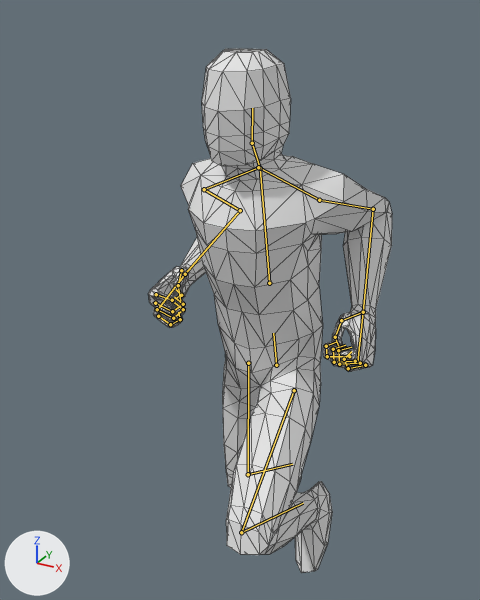
One commit to the glTF model assets/glb/humanoid/Humanoid.glb: the scene before it, then after it.
Both versions are drawn from a 50 mm camera at (0.724, -1.514, 1.787) aimed at (-0.131, 0.041, 1.009). The lights are fixed; the arrows at lower left show +X, +Y and +Z. The first picture is the older version. Both versions are drawn at frame 19 of the action 'Run'; the numbers are the values there. The bones that change, and the others that lie on the model, are drawn over the model as lines. Mesh edges are drawn as thin lines.

The first picture shows 'Mang'.
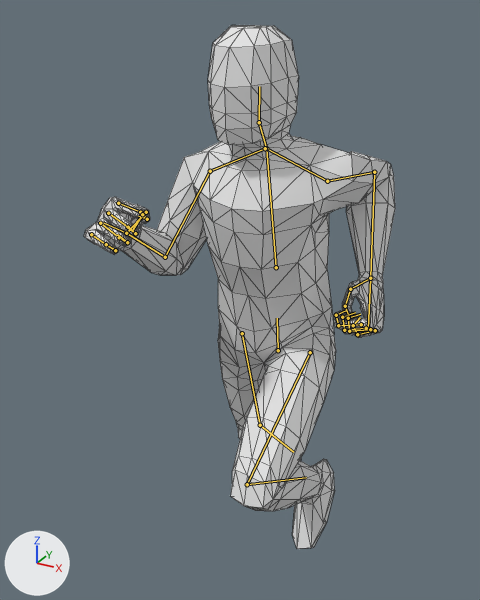
The change in detail:
Bone 'Body' (bone_body) moves from (-0.003, -0.066, -0.001) to (-0.001, -0.018, -0.002).
Bone 'Body' (bone_body) turns from (10, 0, 1) to (10, 0, -2) degrees about its own x, y and z.
Bone 'Thorax' (bone_thorax) turns from (2, -1, -1) to (2, -1, 2) degrees about its own x, y and z.
Bone 'UpperArm.L' (bone_upperarm_l) turns from (-58, 7, -69) to (-69, 4, -70) degrees about its own x, y and z.
Bone 'Forearm.L' (bone_forearm_l) turns from (107, 0, 0) to (112, 0, 0) degrees about its own x, y and z.
Bone 'UpperArm.R' (bone_upperarm_r) turns from (-53, 6, 72) to (10, 13, 57) degrees about its own x, y and z.
Bone 'Forearm.R' (bone_forearm_r) turns from (127, 0, 0) to (119, 0, 0) degrees about its own x, y and z.
Bone 'UpperLeg.L' (bone_upperleg_l) moves from (0.051, 0.057, -0.022) to (0.0, 0.0, 0.0).
Bone 'UpperLeg.L' (bone_upperleg_l) turns from (4, 3, -70) to (1, 4, -73) degrees about its own x, y and z.
Bone 'LowerLeg.L' (bone_lowerleg_l) turns from (0, 0, 120) to (0, 0, 117) degrees about its own x, y and z.
Bone 'UpperLeg.R' (bone_upperleg_r) moves from (0.04, 0.075, 0.001) to (0.0, 0.0, 0.0).
Bone 'UpperLeg.R' (bone_upperleg_r) turns from (1, 0, 7) to (-1, 0, -11) degrees about its own x, y and z.
Bone 'LowerLeg.R' (bone_lowerleg_r) turns from (0, 0, -54) to (0, 0, -21) degrees about its own x, y and z.

Changed parts and their boxes [x1, y1, x2, y2] in the pictures (480 x 600 px):
'Mang', posed (27% wider): before [148, 49, 392, 573]; after [84, 25, 395, 549]
bone 'Body', root to tip: before (276, 365) to (273, 333); after (278, 350) to (277, 318)
bone 'Thorax', root to tip: before (269, 283) to (260, 168); after (276, 267) to (266, 148)
bone 'UpperArm.L', root to tip: before (319, 200) to (373, 209); after (327, 181) to (374, 172)
bone 'Forearm.L', root to tip: before (373, 209) to (363, 312); after (374, 172) to (370, 278)
bone 'UpperArm.R', root to tip: before (204, 189) to (240, 210); after (210, 171) to (165, 257)
bone 'Forearm.R', root to tip: before (240, 210) to (185, 274); after (165, 257) to (126, 233)
bone 'UpperLeg.L', root to tip: before (294, 390) to (241, 532); after (310, 352) to (247, 484)
bone 'LowerLeg.L', root to tip: before (241, 532) to (303, 503); after (247, 484) to (306, 477)
bone 'UpperLeg.R', root to tip: before (248, 363) to (248, 474); after (242, 333) to (260, 425)
bone 'LowerLeg.R', root to tip: before (248, 474) to (292, 464); after (260, 425) to (293, 452)
